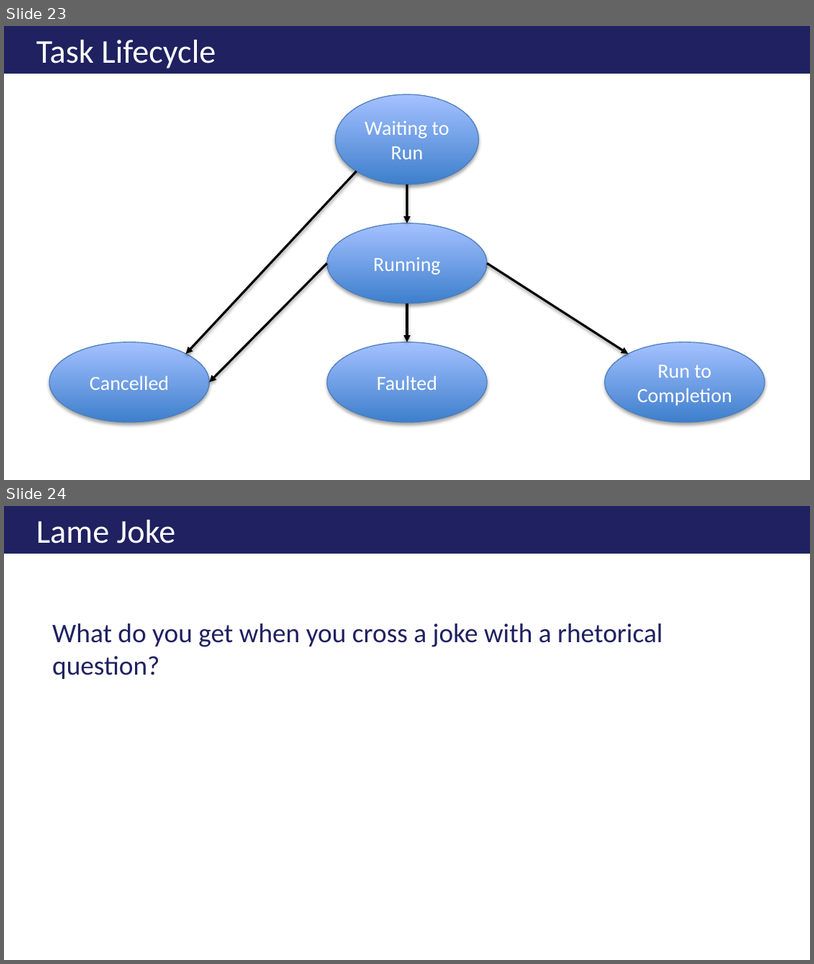
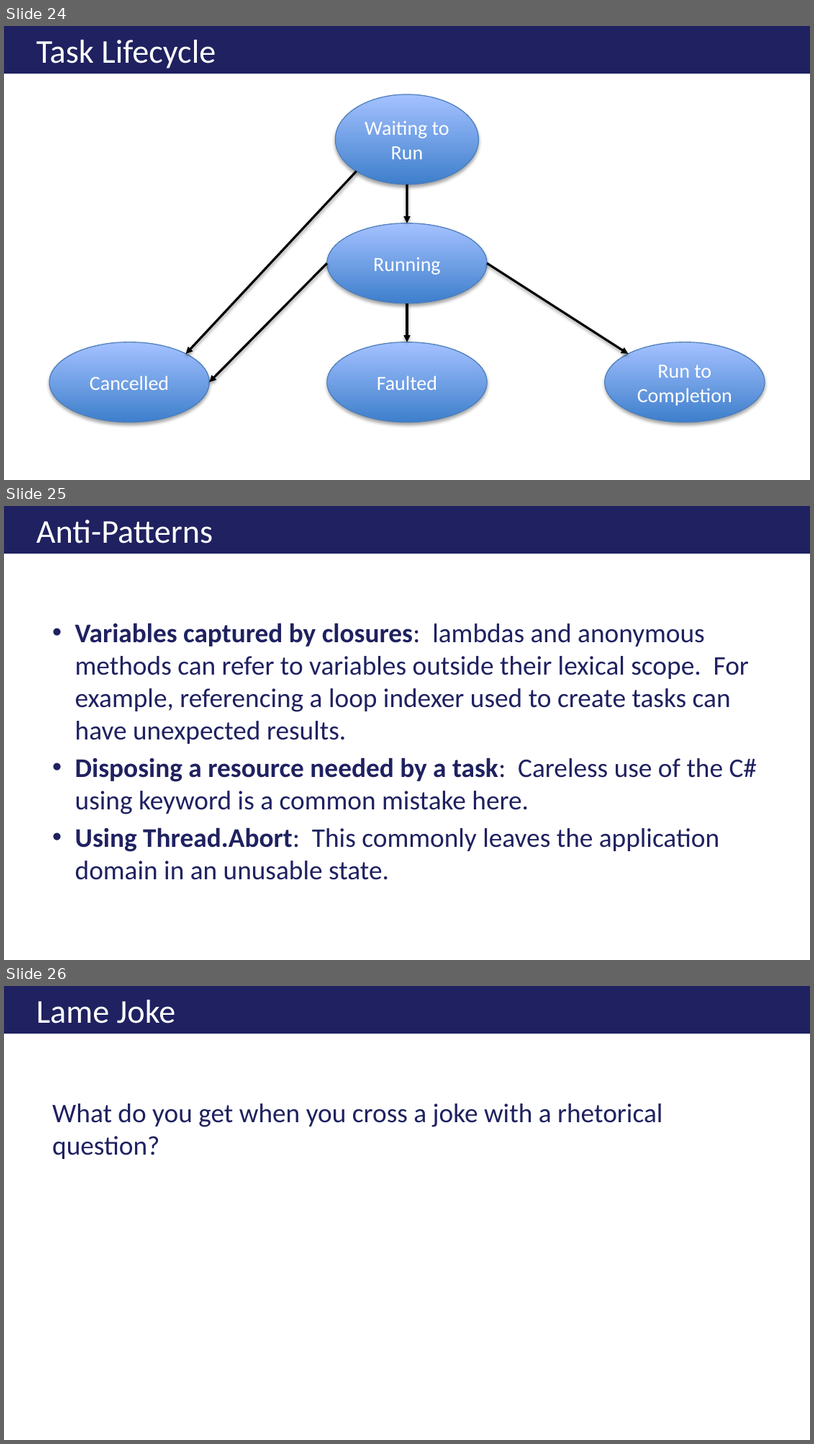
Before and after one commit to ericburcham/THasyINKnc, a slide deck: Presentation/THasINKync.pptx. Shown one above the other, each under a label of ours: slides 23 and 24 before the commit, slides 24, 25 and 26 after it. The pictures are 814x964 and 814x1444 pixels, drawn with LibreOffice and Linux fonts; fonts in the diff are those of the drawing; background and template pictures are left out. Boxes give left, top, right and bottom in pixels: in the first picture for what was removed or moved away, otherwise in the second. Text is boxed around its words. In the diff, an @@ line names an element or a change of style, - is before the commit and + after.

Commit message:
Updated presentation and made hello world example more interesting.

```diff
--- a/Presentation/THasINKync.pptx
+++ b/Presentation/THasINKync.pptx
@@ slide 25 added at (4, 506, 810, 960), background #FFFFFF @@
@@ title added at (4, 506, 810, 554), fill #1F2160, 29.7 pt, text #FFFFFF @@
+Anti-Patterns
@@ text added at (75, 623, 758, 880), 24 pt, text #1F2160 @@
+• Variables captured by closures: lambdas and anonymous methods can refer to variables outside their lexical scope. For example, referencing a loop indexer used to create tasks can have unexpected results.
+• Disposing a resource needed by a task: Careless use of the C# using keyword is a common mistake here.
+• Using Thread.Abort: This commonly leaves the application domain in an unusable state.
@@ what was slide 23 is now slide 24 @@
@@ what was slide 24 is now slide 26 @@
```
Also in this commit, not shown: 4 slides changed, 10 other slides added, 1 other file.
